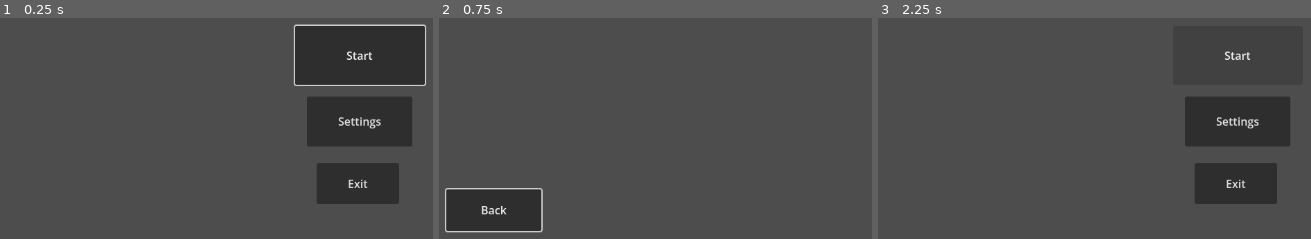
Above: before the commit, frames 1-3 (left to right).
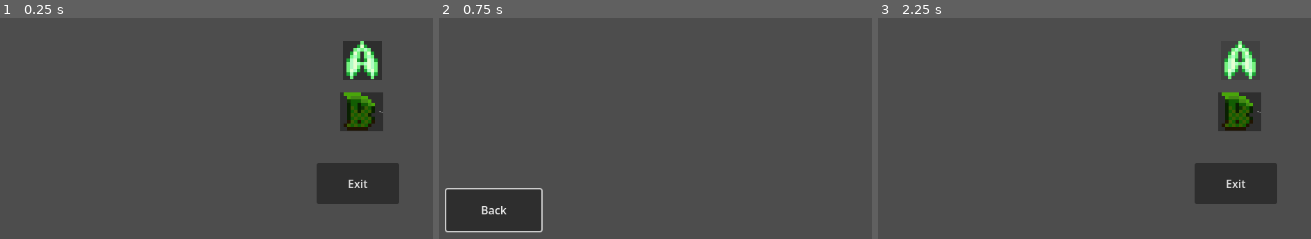
Above: after the commit, the same moments.

Repository: mlhelix/moribunddungeon
Game: Godot game, scene res://Scenes/title_screen.tscn
Same seed, same stepped clock (60 frames per second), same inputs: the game is played once before the commit and once after it.
Inputs (mouse positions are in pixels of both pictures, inside the frame that each line leads up to; where the layout moved, square brackets give the same spot in the first picture):
- Up to frame 1 (0.25 s): no input
- Up to frame 2 (0.75 s): click "Settings" at 0.5 s
- Up to frame 3 (2.25 s): click "Back" at 1.25 s; click (1241, 59) [1237, 55] at 2 s

The runs differ from the first frame. In frame 1, 13% of the frame differs, in the area x 67-99%, y 2-58%; in frame 2, nothing differs; in frame 3, 5.8%.

Commit message:
test images

Diff:
--- a/Scenes/title_screen.tscn
+++ b/Scenes/title_screen.tscn
@@ -1,7 +1,9 @@
-[gd_scene load_steps=3 format=3 uid="uid://bm5ycbgqhfdub"]
+[gd_scene load_steps=5 format=3 uid="uid://bm5ycbgqhfdub"]
 
 [ext_resource type="Script" uid="uid://c42e40dwdv244" path="res://Scripts/title_screen.gd" id="1_klylv"]
 [ext_resource type="Script" uid="uid://sewb822yy6jd" path="res://Scripts/button_focus.gd" id="2_p3fck"]
+[ext_resource type="Texture2D" uid="uid://bi1pmtjgwwdes" path="res://Letterforms/Videogame Letterforms(A2).png" id="2_twnyg"]
+[ext_resource type="Texture2D" uid="uid://cy7kteqmata0u" path="res://Letterforms/Videogame Letterforms(B2).png" id="4_55kwv"]
 
 [node name="Title Screen" type="Control"]
 layout_mode = 3
@@ -14,20 +16,23 @@
 
 [node name="Start Button" type="Button" parent="."]
 layout_mode = 0
-offset_left = 463.0
-offset_top = 326.0
-offset_right = 650.0
-offset_bottom = 411.0
-text = "Start"
+offset_left = 532.0
+offset_top = 348.0
+offset_right = 1090.0
+offset_bottom = 906.0
+scale = Vector2(0.1, 0.1)
+icon = ExtResource("2_twnyg")
 script = ExtResource("2_p3fck")
 
 [node name="Settings Button" type="Button" parent="."]
 layout_mode = 0
-offset_left = 480.0
-offset_top = 428.0
-offset_right = 632.0
-offset_bottom = 500.0
+offset_left = 528.0
+offset_top = 422.0
+offset_right = 1152.0
+offset_bottom = 980.0
+scale = Vector2(0.1, 0.1)
 text = "Settings"
+icon = ExtResource("4_55kwv")
 
 [node name="Exit Button" type="Button" parent="."]
 layout_mode = 0
--- a/Scripts/options.gd
+++ b/Scripts/options.gd
@@ -1,9 +1,9 @@
 extends Control
 
-func _process(delta):
-	if Input.is_key_pressed(KEY_ESCAPE):
-		get_tree().change_scene_to_file("res://Scenes/title_screen.tscn")
-	pass
+#func _process(delta):
+	#if Input.is_key_pressed(KEY_ESCAPE):
+		#get_tree().change_scene_to_file("res://Scenes/title_screen.tscn")
+	#pass
 
 func _on_button_pressed() -> void:
 	get_tree().change_scene_to_file("res://Scenes/title_screen.tscn")
Binary file added: Letterforms/Videogame Letterforms(A2).png
Not shown, added: Letterforms/Videogame Letterforms(A2).png.import
Binary file added: Letterforms/Videogame Letterforms(B2).png
Not shown, added: Letterforms/Videogame Letterforms(B2).png.import
Binary file added: Letterforms/Videogame Letterforms(Big2).gif
Binary file added: Letterforms/Videogame Letterforms(C2).png
Not shown, added: Letterforms/Videogame Letterforms(C2).png.import
Binary file added: Letterforms/Videogame Letterforms(J2).png
Not shown, added: Letterforms/Videogame Letterforms(J2).png.import
Binary file added: Letterforms/Videogame Letterforms(P2).png
Not shown, added: Letterforms/Videogame Letterforms(P2).png.import
Binary file added: Letterforms/Videogame Letterforms(Q2).png
(and 5 more such lines)
